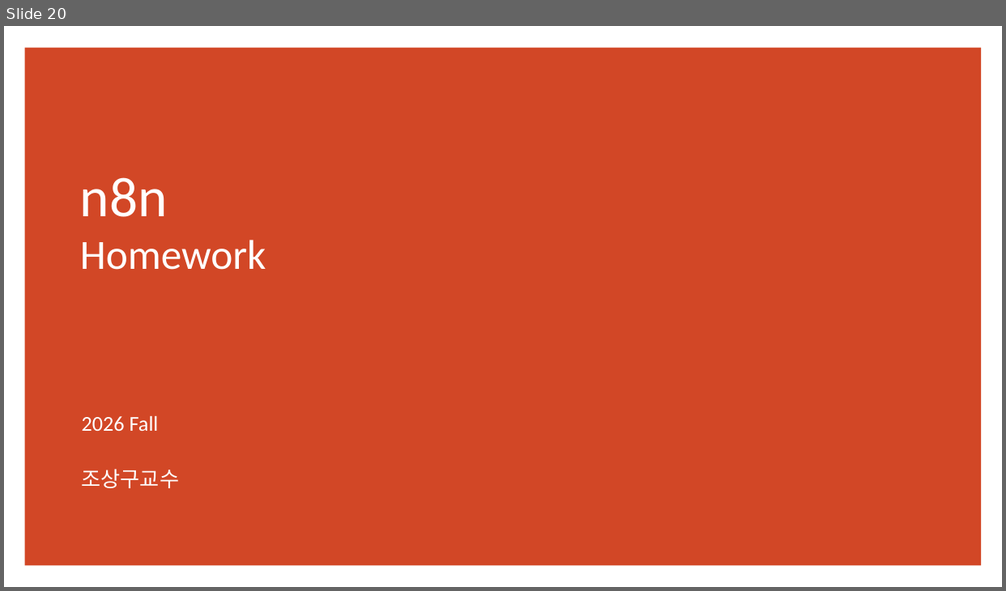
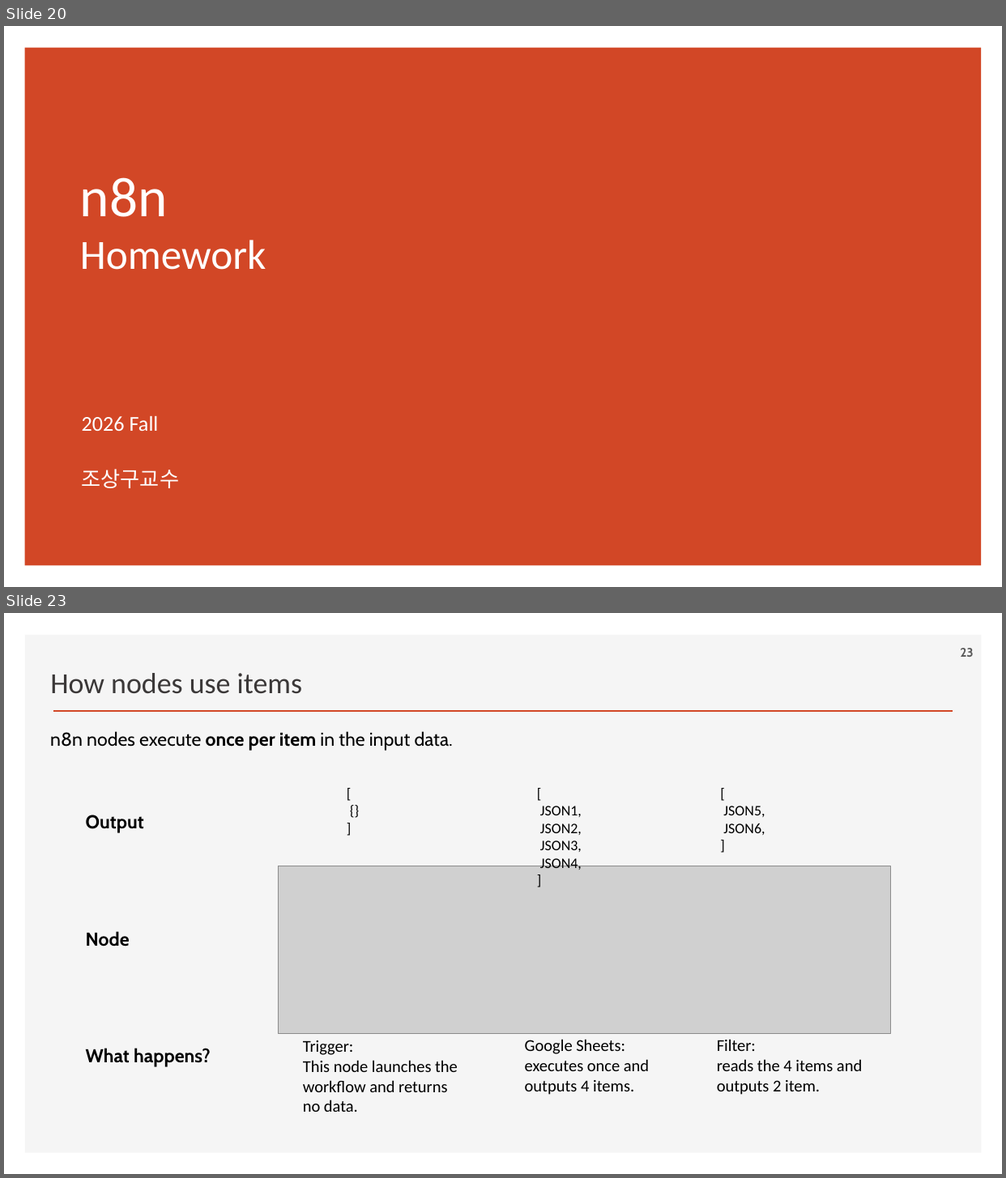
Before and after one commit to ancestor9/2026_Fall_Learning-Langchain-AI-Agent, a slide deck: PPTs/04_AI Workflow_n8n.pptx. Shown one above the other, each under a label of ours: slide 20 before the commit, slides 20 and 23 after it; the slides between them are not shown. The pictures are 1006x591 and 1006x1178 pixels, drawn with LibreOffice and Linux fonts; fonts in the diff are those of the drawing; grey boxes stand for pictures; background and template pictures are left out. Boxes give left, top, right and bottom in pixels: in the first picture for what was removed or moved away, otherwise in the second. Text is boxed around its words. In the diff, an @@ line names an element or a change of style, - is before the commit and + after.

```diff
--- a/PPTs/04_AI Workflow_n8n.pptx
+++ b/PPTs/04_AI Workflow_n8n.pptx
@@ slide 23 added at (4, 613, 1002, 1174), background #FFFFFF @@
@@ rectangle added at (25, 635, 982, 1153), fill #F5F5F5 @@
@@ page number added at (960, 648, 973, 657), 12 pt, text #595959, bold @@
+23
@@ text added at (50, 673, 302, 694), 28 pt, text #3B3838 @@
+How nodes use items
@@ text added at (50, 731, 453, 751), 18 pt, text #000000 @@
+n8n nodes execute once per item in the input data.
@@ line added from (53, 711) to (953, 711), #D24726 2 pt @@
@@ text added at (339, 781, 377, 841), 14 pt, text #000000 @@
+[
+{}
+]
@@ text added at (540, 806, 582, 870), 14 pt, text #000000 @@
+[
+JSON1,
+JSON2,
+JSON3,
+JSON4,
+]
@@ text added at (723, 806, 765, 835), 14 pt, text #000000 @@
+[
+JSON5,
+JSON6,
+]
@@ text added at (86, 815, 144, 833), 18 pt, text #000000, bold @@
+Output
@@ picture added at (278, 866, 890, 1033) @@
@@ text added at (86, 931, 130, 947), 18 pt, text #000000, bold @@
+Node
@@ text added at (86, 1048, 211, 1067), 18 pt, text #000000, bold @@
+What happens?
@@ text added at (303, 1041, 458, 1112), 16 pt, text #000000 @@
+Trigger:
+This node launches the workflow and returns no data.
@@ text added at (525, 1039, 649, 1095), 16 pt, text #000000 @@
+Google Sheets: executes once and outputs 4 items.
@@ text added at (717, 1039, 862, 1095), 16 pt, text #000000 @@
+Filter:
+reads the 4 items and outputs 2 item.
```
Also in this commit, not shown: 5 slides changed, 9 other slides added.
